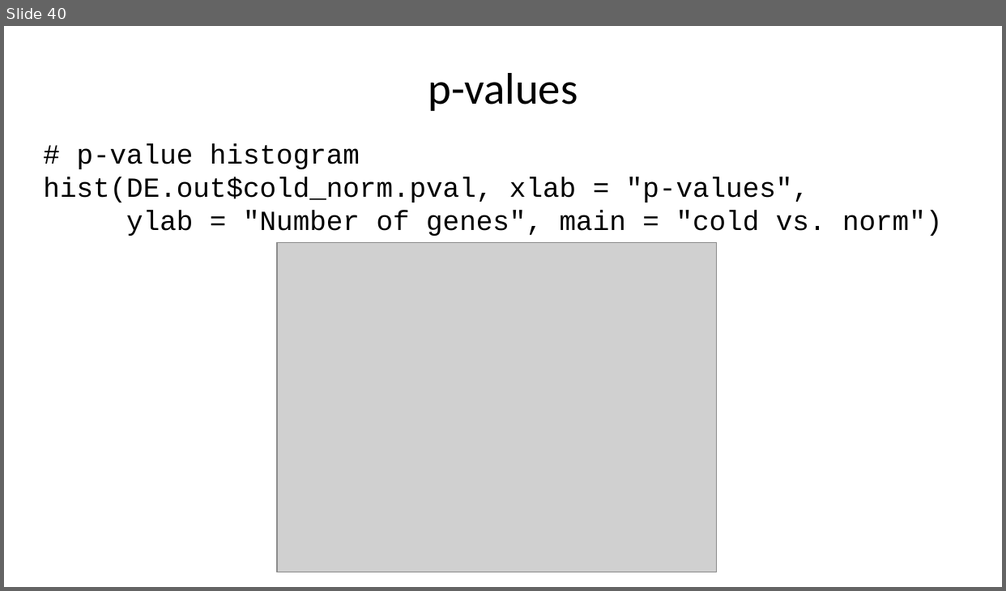
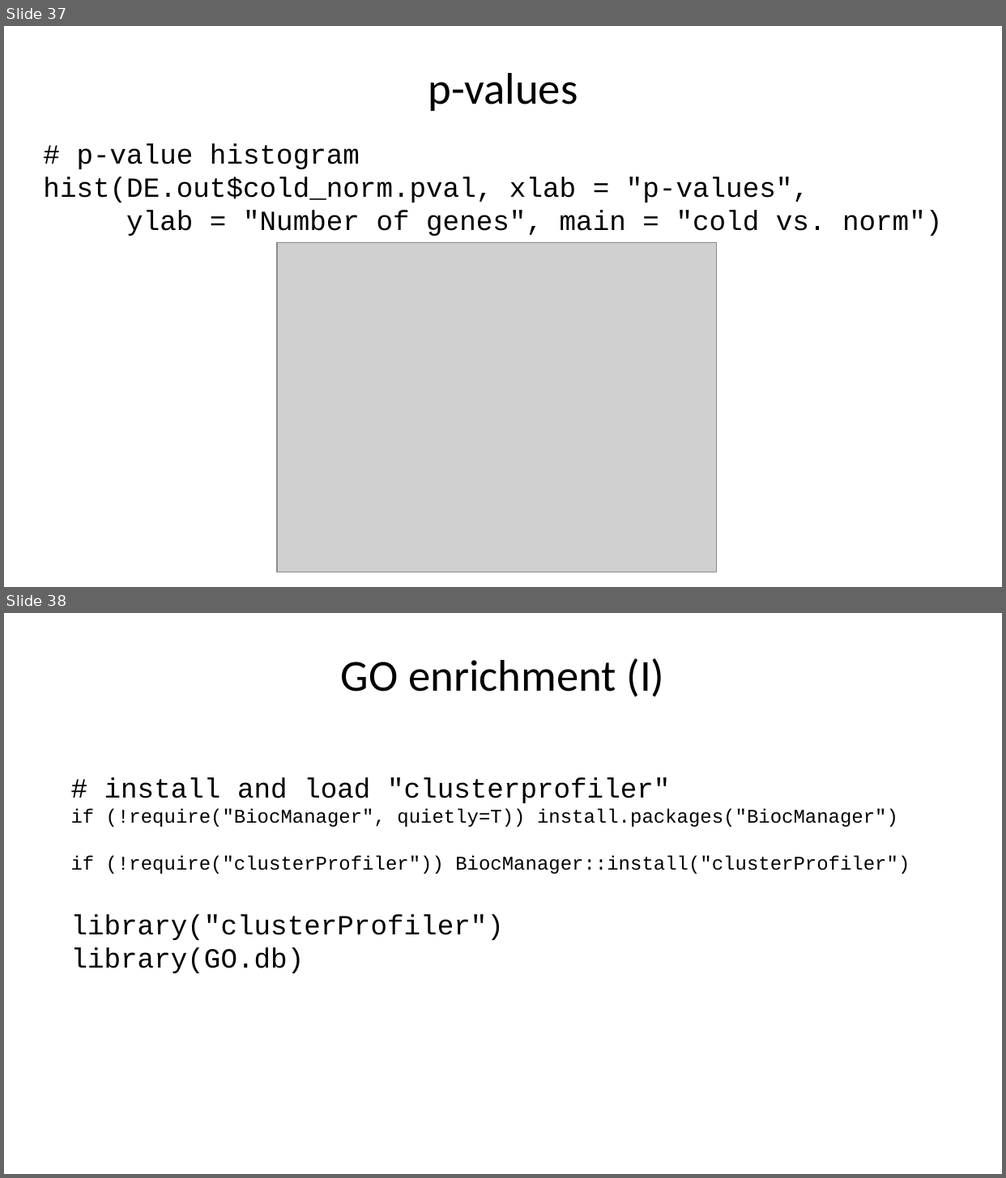
Before and after one commit to liu3zhenlab/teaching, a slide deck: PLPTH813Bioinformatis/2025/2_lab/lab11_DE.pptx. Shown one above the other, each under a label of ours: slide 40 before the commit, slides 37 and 38 after it. The pictures are 1006x591 and 1006x1178 pixels, drawn with LibreOffice and Linux fonts; fonts in the diff are those of the drawing; grey boxes stand for pictures. Boxes give left, top, right and bottom in pixels: in the first picture for what was removed or moved away, otherwise in the second. Text is boxed around its words. In the diff, an @@ line names an element or a change of style, - is before the commit and + after.

```diff
--- a/PLPTH813Bioinformatis/2025/2_lab/lab11_DE.pptx
+++ b/PLPTH813Bioinformatis/2025/2_lab/lab11_DE.pptx
@@ slide 38 added at (x1=4, y1=613, x2=1002, y2=1174), background #FFFFFF @@
@@ title added at (x1=341, y1=658, x2=664, y2=697), 32 pt, text #000000 @@
+GO enrichment (I)
@@ text added at (x1=71, y1=777, x2=910, y2=973), 14 pt, text #000000 @@
+# install and load "clusterprofiler"
+if (!require("BiocManager", quietly=T)) install.packages("BiocManager")
+if (!require("clusterProfiler")) BiocManager::install("clusterProfiler")
+library("clusterProfiler")
+library(GO.db)
@@ what was slide 40 is now slide 37 @@
```
Also in this commit, not shown: 9 slides changed, 3 other slides added, 3 slides removed.
